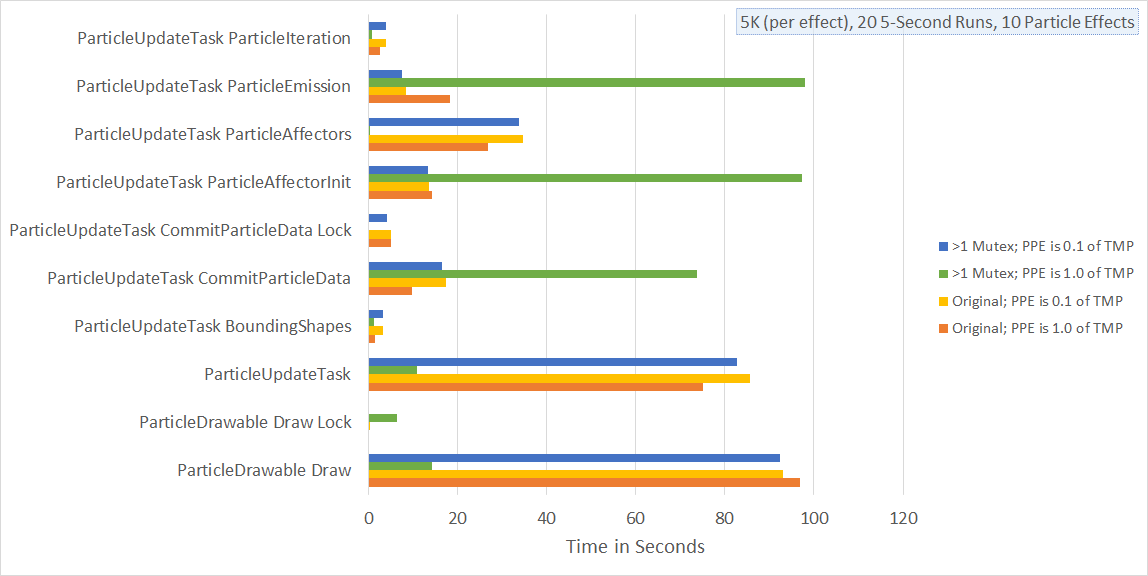
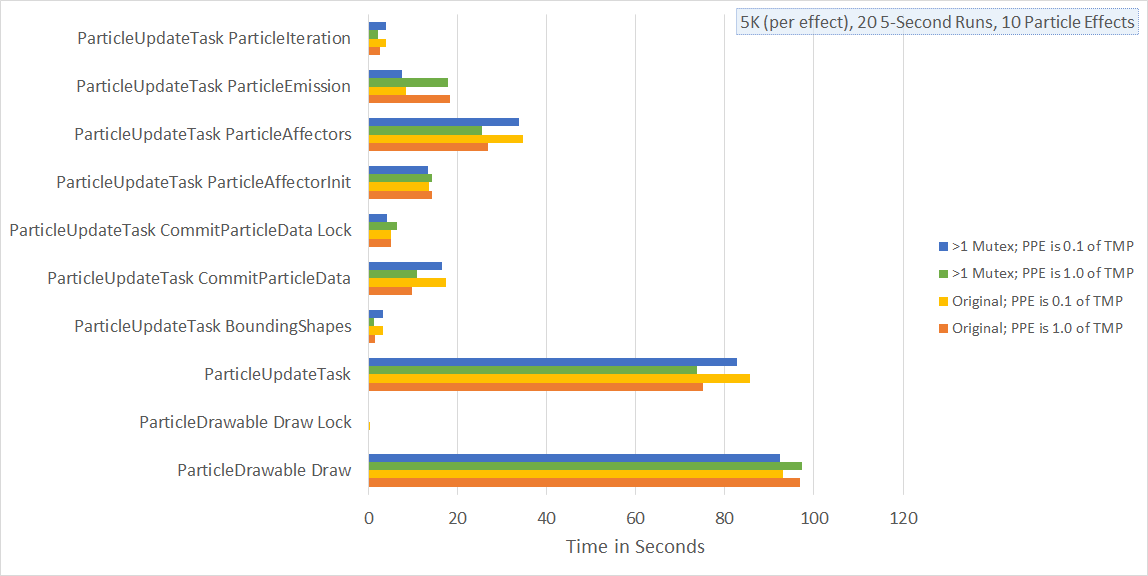
Before/after of a 1148px x 576px layered artwork. What changed in the layer stack:
renamed "Layer 1" to "Layer 2", painted on it over <box>369,30,805,470</box>
